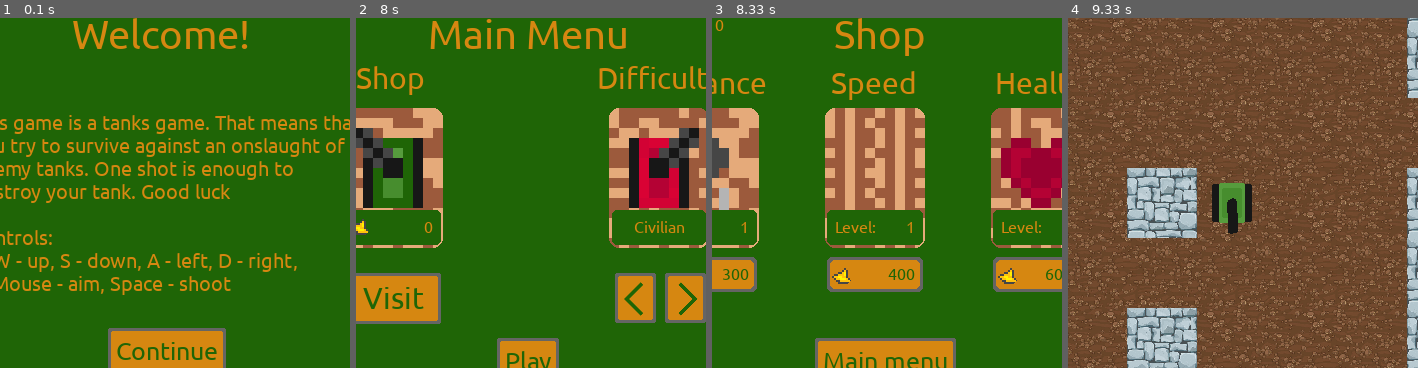
Above: before the commit, frames 1-4 (left to right).
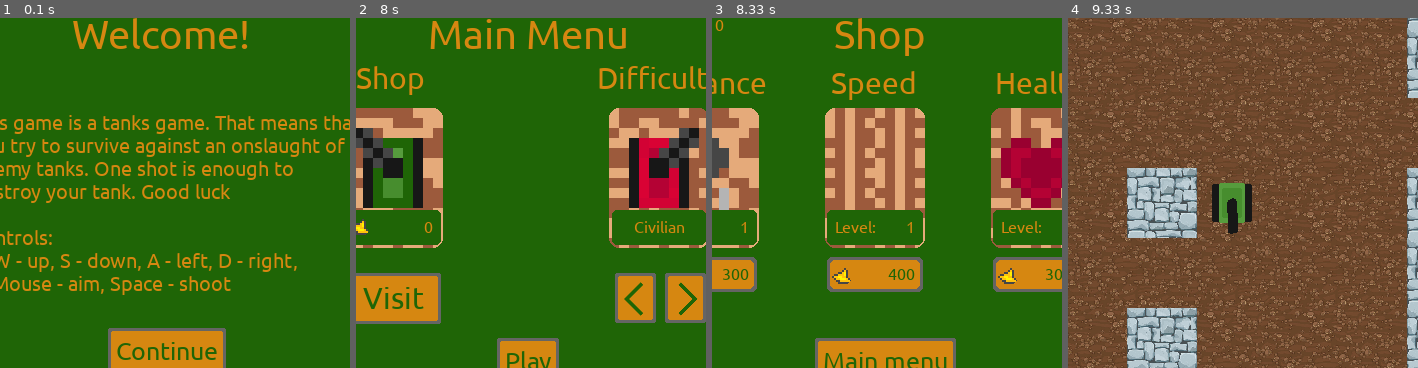
Above: after the commit, the same moments.

Repository: Camleaf/ICS3U
Game: pygame game, started from U3/main.py
Same seed, same stepped clock (60 frames per second), same inputs: the game is played once before the commit and once after it.
Inputs (mouse positions are % of the whole screen's width and height, from its top left):
- Up to frame 1 (0.1 s): no input
- Up to frame 2 (8 s): click (50, 71) at 0.38 s; click (51, 72) at 0.72 s; hold Space 1-1.47 s; hold D 1-1.47 s; move the mouse to (82, 47) at 1.03 s; hold D 1.5-1.97 s; move the mouse to (26, 51) at 1.53 s; hold W 2-2.3 s; move the mouse to (19, 35) at 2.03 s; hold D 2.33-2.8 s; move the mouse to (65, 15) at 2.37 s; hold A 2.83-3.37 s; move the mouse to (62, 59) at 2.87 s; hold S 3.4-3.7 s; move the mouse to (52, 16) at 3.43 s; hold A 3.73-4.13 s; move the mouse to (14, 47) at 3.77 s; hold W 4.17-4.53 s; move the mouse to (51, 61) at 4.2 s; tap Space at 4.23, 4.63, 4.93 s; hold D 4.57-5.2 s; move the mouse to (47, 33) at 4.6 s; click (51, 72) at 5.28 s; click (74, 64) at 5.62 s; click (66, 64) at 6.85 s
- Up to frame 3 (8.33 s): click (32, 64) at 8.02 s
- Up to frame 4 (9.33 s): click (51, 72) at 8.35 s; click (51, 72) at 9.18 s
The pictures show only the part of the screen within x 27-77%, y 24-74%; the shares and areas given below are measured in that part.

Frames 1-2 are identical in both runs. In frame 3, less than 0.1% of the frame differs, in the area x 95-98%, y 71-75%; in frame 4, nothing differs.

Commit message:
Remove testing tools and fix up some balancing issues

Diff:
--- a/U3/main.py
+++ b/U3/main.py
@@ -87,8 +87,6 @@
                 y_vector -= 2.5
             if keys_pressed[pg.K_s]:
                 y_vector += 2.5
-            if keys_pressed[pg.K_q]:
-                c.gold += 60000
             if keys_pressed[pg.K_SPACE]:
 
                 if player_shot_cooldown > 20:
--- a/U3/utils/menu/frames.py
+++ b/U3/utils/menu/frames.py
@@ -353,7 +353,7 @@
     fl = [
         ['Distance', os.path.join(os.getcwd(),'assets','images','BulletRange.png'), coords[0], 300],
         ['Speed', os.path.join(os.getcwd(),'assets','images','Speed.png'), coords[1], 400],
-        ['Health', os.path.join(os.getcwd(),'assets','images','Health.png'), coords[2], 6000],
+        ['Health', os.path.join(os.getcwd(),'assets','images','Health.png'), coords[2], 3000],
     ]
     for cost_ID, image_link, coords, price in fl:
         image = mu.Image(window, image_path=image_link, width=100, height=140)
--- a/U3/utils/menu/main.py
+++ b/U3/utils/menu/main.py
@@ -94,7 +94,7 @@
             self.c.player_bullet_dist_mult += 0.1
         elif up_type == "Speed":
             self.c.player_speed_mult += 0.1
-        self.update_text(ID=up_type+"Cost", text=str(cost*2), update_bg=False)
+        self.update_text(ID=up_type+"Cost", text=str(round(cost*1.5)), update_bg=False)
         self.update_text(ID=up_type+"LevelNum", text=str(level+1), update_bg=False)
         self.c.gold -= cost
         self.update_gold_count()
